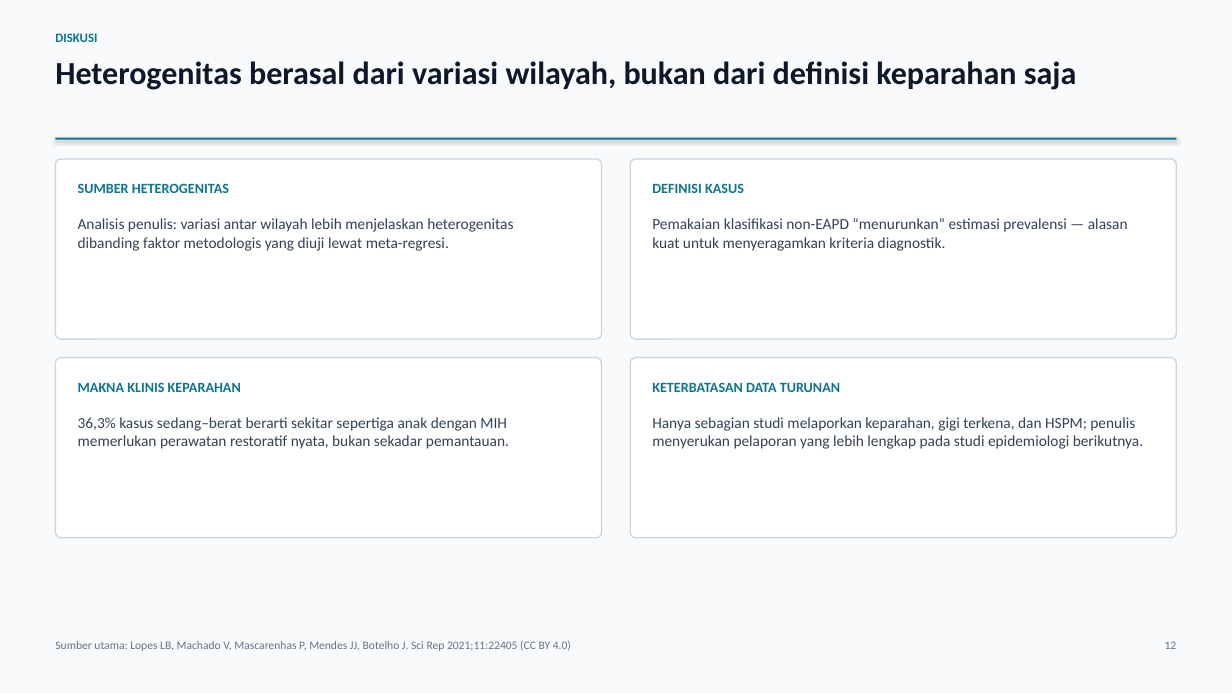
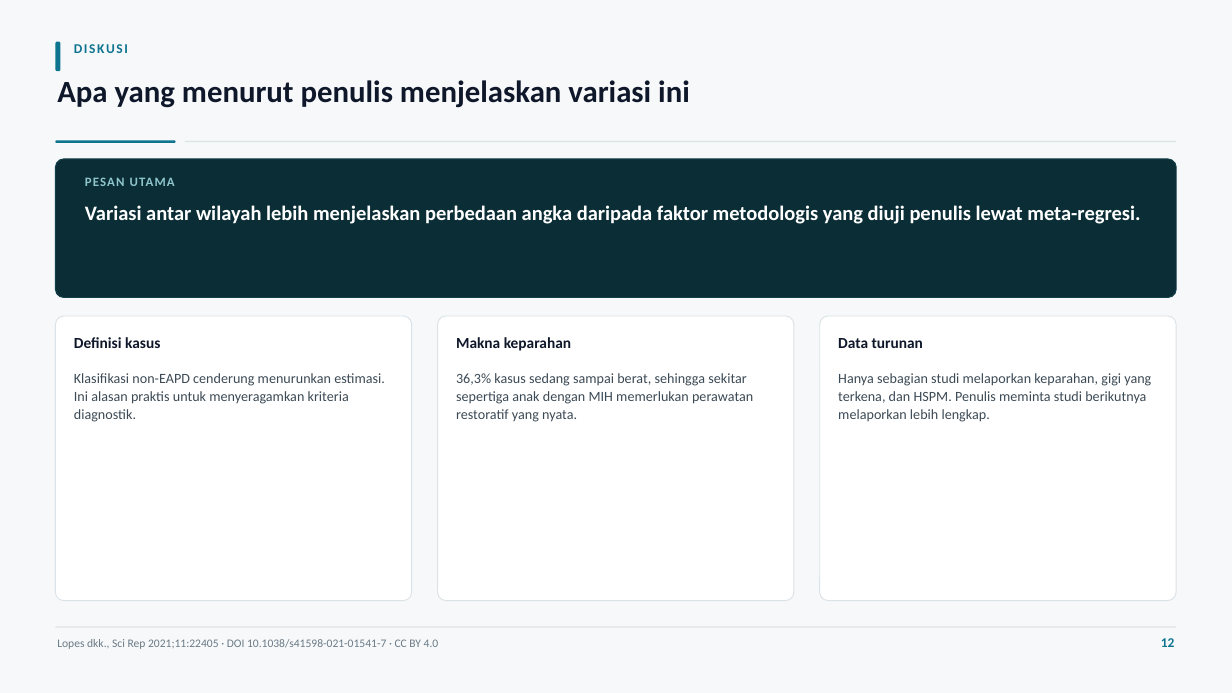
Before and after one commit to maskchanel14-source/agents, a slide deck: slide 12 of research/pediatric-dentistry-2021-2026/deck-mih-lopes-2021/Presentasi-Jurnal-MIH-Lopes-2021.pptx. Drawn at 1232x693 pixels with LibreOffice and Linux fonts; fonts in the diff are those of the drawing. Boxes give left, top, right and bottom in pixels: in the first picture for what was removed or moved away, otherwise in the second. Text is boxed around its words. In the diff, an @@ line names an element or a change of style, - is before the commit and + after.

```diff
--- a/research/pediatric-dentistry-2021-2026/deck-mih-lopes-2021/Presentasi-Jurnal-MIH-Lopes-2021.pptx
+++ b/research/pediatric-dentistry-2021-2026/deck-mih-lopes-2021/Presentasi-Jurnal-MIH-Lopes-2021.pptx
@@ rectangle at (0,0,1232,693): fill #F8FAFC to #F6F8F9 @@
@@ rounded rectangle added at (55,42,61,71), fill #0E7490 @@
@@ text "DISKUSI": place and size @@
-text "DISKUSI" at (55,33,97,42)
+text "DISKUSI" at (74,44,128,53)
@@ text "DISKUSI" at (74,44,128,53): size 10 to 10.5 pt, letter spacing 0 to 1.3 pt @@
@@ text removed at (55,61,1077,90) @@
-Heterogenitas berasal dari variasi wilayah, bukan dari definisi keparahan saja
@@ text added at (57,80,690,108), 24 pt, text #0F172A, bold @@
+Apa yang menurut penulis menjelaskan variasi ini
@@ line removed from (55, 139) to (1177, 139) @@
@@ rounded rectangle added at (55,140,176,143), fill #0E7490 @@
@@ rounded rectangle added at (185,140,1177,141), fill #DCE3E8 @@
@@ rounded rectangle removed at (55,159,602,339) @@
@@ rounded rectangle added at (55,159,1177,298), fill #0B2E36, outline #123F4A 0.75 pt @@
@@ text added at (85,177,175,186), 10 pt, text #8FC6CE, bold @@
+PESAN UTAMA
@@ rounded rectangle removed at (630,159,1177,339) @@
@@ text removed at (78,183,229,193) @@
-SUMBER HETEROGENITAS
@@ text at (85,205,1140,224): text changed; size 12 to 16 pt; text colour #334155 to #FFFFFF; bold on @@
-Analisis penulis: variasi antar wilayah lebih menjelaskan heterogenitas dibanding faktor metodologis yang diuji lewat meta-regresi.
+Variasi antar wilayah lebih menjelaskan perbedaan angka daripada faktor metodologis yang diuji penulis lewat meta-regresi.
@@ rounded rectangle added at (55,316,412,601), fill #FFFFFF, outline #DCE3E8 0.75 pt @@
@@ rounded rectangle added at (438,316,795,601), fill #FFFFFF, outline #DCE3E8 0.75 pt @@
@@ rounded rectangle added at (820,316,1177,601), fill #FFFFFF, outline #DCE3E8 0.75 pt @@
@@ rounded rectangle removed at (55,358,602,538) @@
@@ text at (74,337,160,348): text changed; size 11 to 12 pt; text colour #0E7490 to #0F172A @@
-DEFINISI KASUS
+Definisi kasus
@@ text at (456,337,571,351): text changed; size 11 to 12 pt; text colour #0E7490 to #0F172A @@
-MAKNA KLINIS KEPARAHAN
+Makna keparahan
@@ rounded rectangle removed at (630,358,1177,538) @@
@@ text at (838,338,923,348): text changed; size 11 to 12 pt; text colour #0E7490 to #0F172A @@
-KETERBATASAN DATA TURUNAN
+Data turunan
@@ text at (74,373,385,422): text changed; size 12 to 11 pt; text colour #334155 to #3C4A55 @@
-Pemakaian klasifikasi non-EAPD “menurunkan” estimasi prevalensi — alasan kuat untuk menyeragamkan kriteria diagnostik.
+Klasifikasi non-EAPD cenderung menurunkan estimasi. Ini alasan praktis untuk menyeragamkan kriteria diagnostik.
@@ text at (456,373,753,422): text changed; size 12 to 11 pt; text colour #334155 to #3C4A55 @@
-36,3% kasus sedang–berat berarti sekitar sepertiga anak dengan MIH memerlukan perawatan restoratif nyata, bukan sekadar pemantauan.
+36,3% kasus sedang sampai berat, sehingga sekitar sepertiga anak dengan MIH memerlukan perawatan restoratif yang nyata.
@@ text at (838,373,1151,422): text changed; size 12 to 11 pt; text colour #334155 to #3C4A55 @@
-Hanya sebagian studi melaporkan keparahan, gigi terkena, dan HSPM; penulis menyerukan pelaporan yang lebih lengkap pada studi epidemiologi berikutnya.
+Hanya sebagian studi melaporkan keparahan, gigi yang terkena, dan HSPM. Penulis meminta studi berikutnya melaporkan lebih lengkap.
@@ rounded rectangle added at (55,627,1177,628), fill #DCE3E8 @@
@@ text at (57,639,439,649): text changed; text colour #64748B to #6B7B87 @@
-Sumber utama: Lopes LB, Machado V, Mascarenhas P, Mendes JJ, Botelho J. Sci Rep 2021;11:22405 (CC BY 4.0)
+Lopes dkk., Sci Rep 2021;11:22405 · DOI 10.1038/s41598-021-01541-7 · CC BY 4.0
@@ text "12" at (1161,638,1175,647): size 9 to 10.5 pt, text colour #64748B to #0E7490, bold on @@
```
Also in this commit, not shown: 12 other slides changed, 2 slides added, 2 slides removed, 28 other files.
